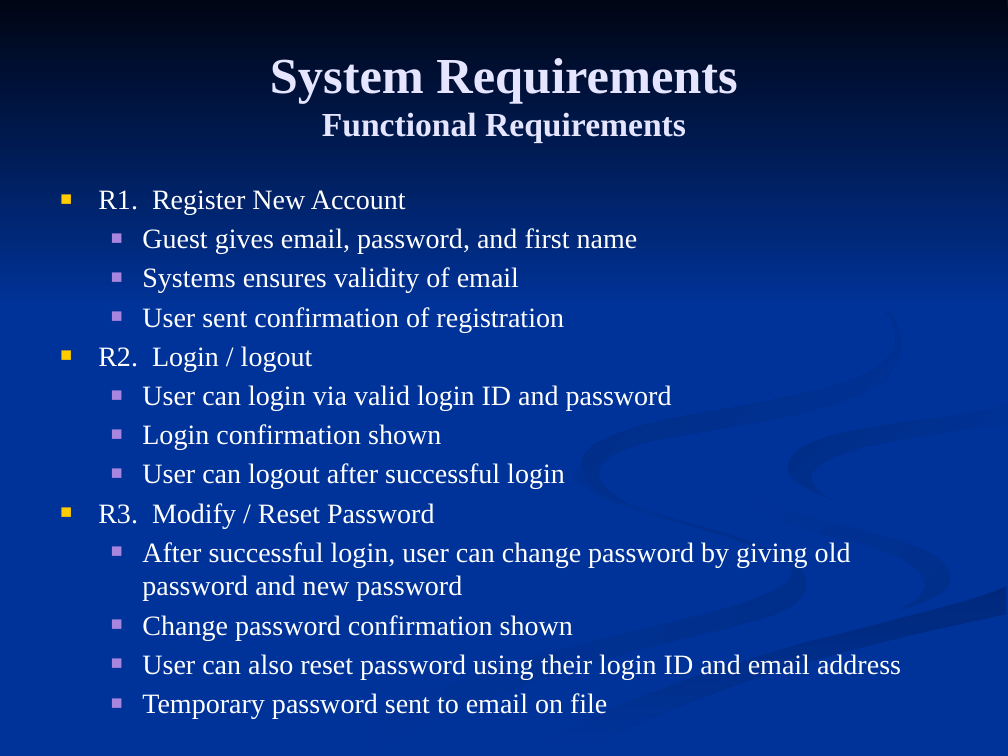
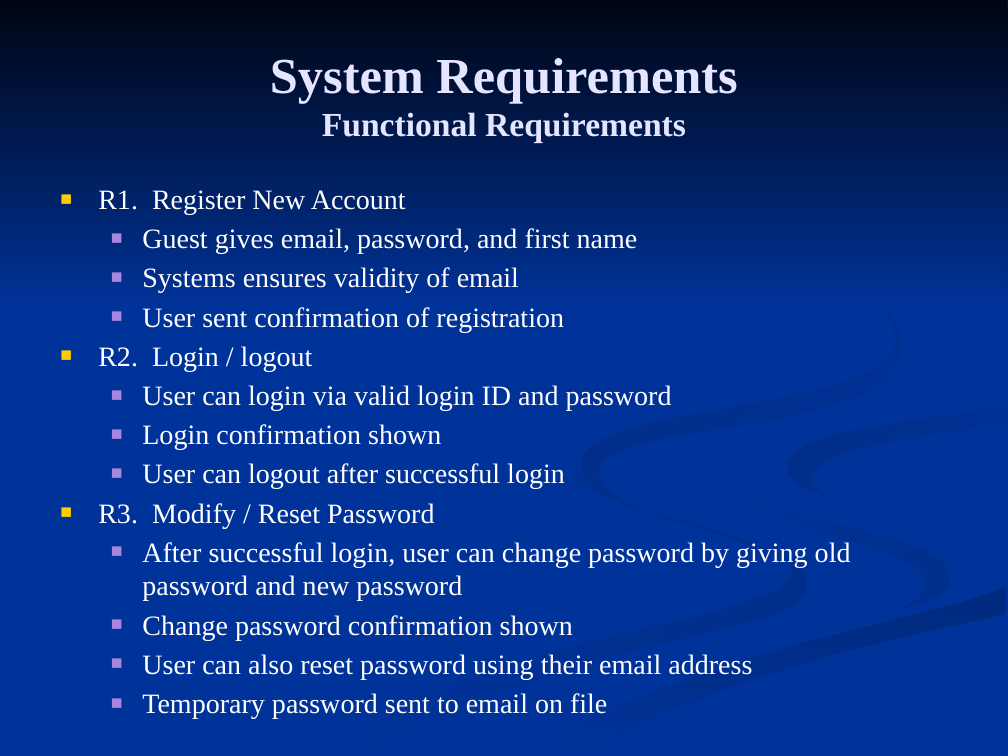
Before and after one commit to c0bra99/sports-score-tracker, a slide deck: slide 5 of Documents/Presentation 1.pptx. Drawn at 1008x756 pixels with LibreOffice and Linux fonts; fonts in the diff are those of the drawing. Boxes give left, top, right and bottom in pixels: in the first picture for what was removed or moved away, otherwise in the second. Text is boxed around its words. In the diff, an @@ line names an element or a change of style, - is before the commit and + after.

```diff
--- a/Documents/Presentation 1.pptx
+++ b/Documents/Presentation 1.pptx
@@ text at bbox=[142, 654, 752, 679]: text changed @@
-  ■ User can also reset password using their login ID and email address
+  ■ User can also reset password using their email address
```
Also in this commit, not shown: 2 other slides changed, 4 slides added.
